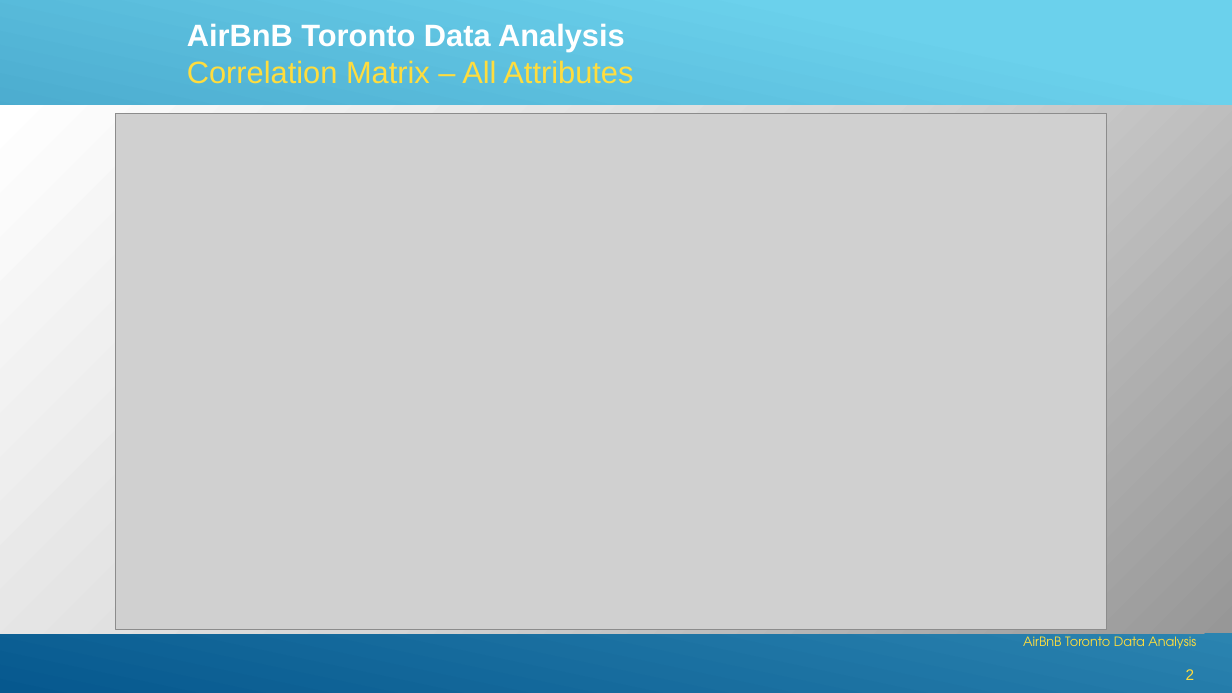
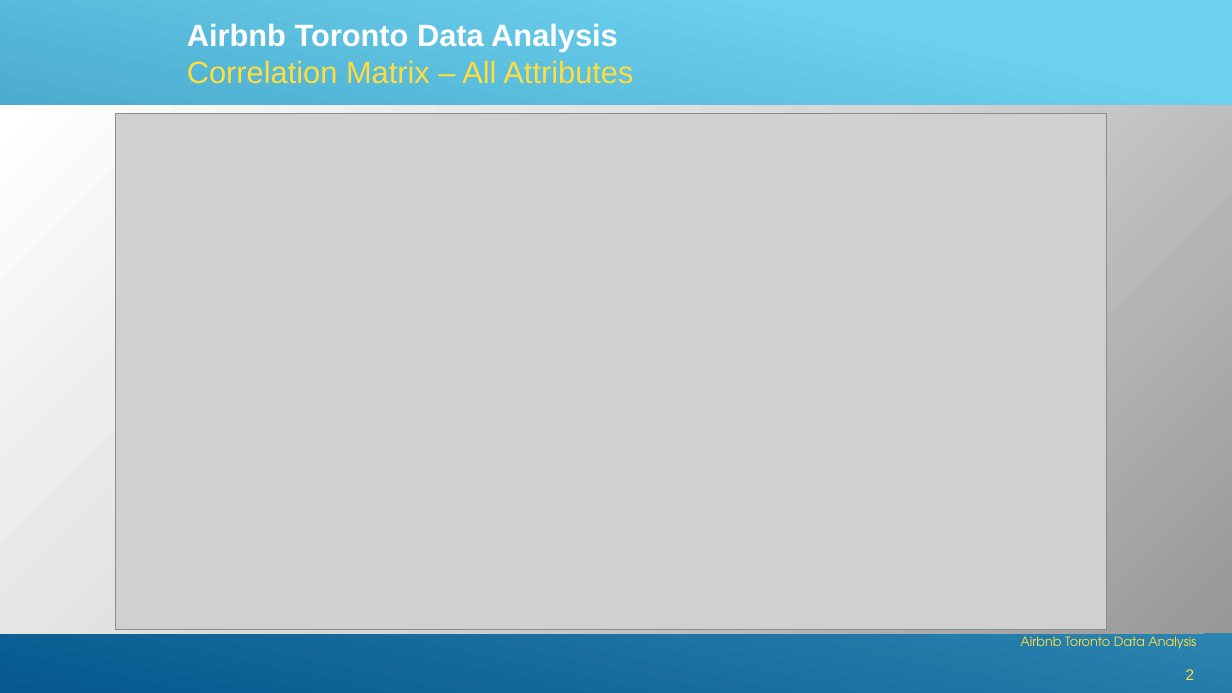
Before and after one commit to GSRichie/Final-Project-, a slide deck: slide 2 of AirBnB Toronto Data Analysis.pptx. Drawn at 1232x693 pixels with LibreOffice and Linux fonts; fonts in the diff are those of the drawing; grey boxes stand for pictures. Boxes give left, top, right and bottom in pixels: in the first picture for what was removed or moved away, otherwise in the second. Text is boxed around its words. In the diff, an @@ line names an element or a change of style, - is before the commit and + after.

```diff
--- a/AirBnB Toronto Data Analysis.pptx
+++ b/AirBnB Toronto Data Analysis.pptx
@@ text at box(187, 23, 633, 84): text changed @@
-AirBnB Toronto Data Analysis
-Correlation Matrix – All Attributes
+Airbnb Toronto Data Analysis
+Correlation Matrix – All Attributes
@@ text at box(1020, 633, 1196, 649): text changed @@
-AirBnB Toronto Data Analysis
+Airbnb Toronto Data Analysis
```
Also in this commit, not shown: 9 other slides changed, 3 slides added, 3 other files.
